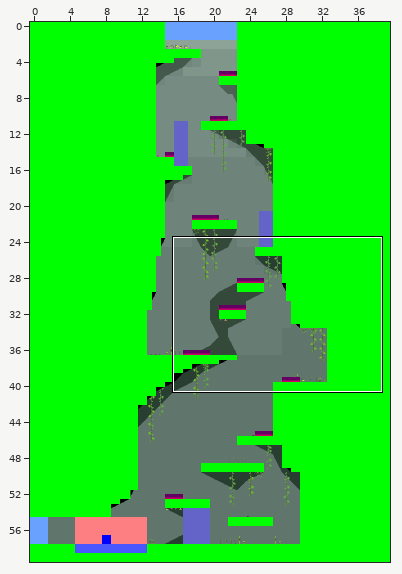
Level history. Tiled map: Levels/Subterranean4/level.tmx. The picture above shows the old version from afar; the outline marks the close-up.
Close-up. Old version:
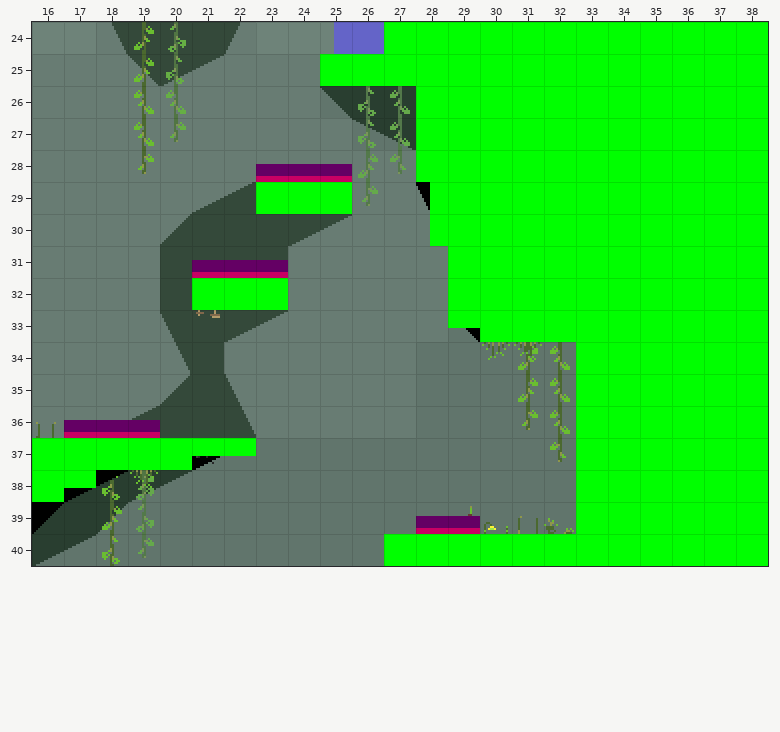
Cells are 16x16 px. Shown: x 16..38, y 24..40.
The result:
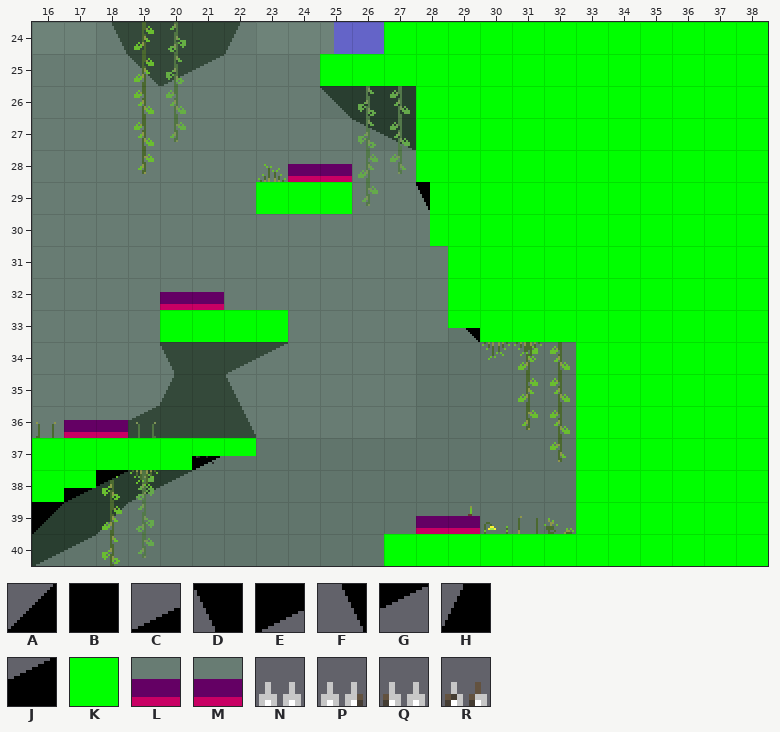
Key: from "industry_tileset_white": A 426, B 454, C 485 turned 270, D 488 flipped on the diagonal, E 488 flipped up-down, F 489 flipped on the diagonal, G 489 flipped up-down, H 514 flipped left-right, J 514 turned 270, K 536, L 1124, M 1125, N 1155, P 1157, Q 1157 flipped left-right, R 1158.
_ is an empty cell, # one hidden under a higher layer.
See-through tiles are keyed as they look on the map.
The exact change:
{"where": "layer \"Background/background\""}
{"y":29,"x":21,"old":"CJ","new":"__"}
{"y":30,"x":20,"old":"ABBBEG","new":"______"}
{"y":31,"x":20,"old":"BBBB","new":"____"}
{"y":32,"x":20,"old":"B","new":"_"}
{"y":33,"x":20,"old":"DBEG","new":"____"}
{"y":34,"x":20,"old":"F","new":"D"}
{"y":34,"x":22,"old":"__","new":"EG"}
{"y":35,"x":20,"old":"A","new":"H"}
{"where": "layer \"Foreground/foreground\""}
{"y":28,"x":23,"old":"Q","new":"_"}
{"y":31,"x":21,"old":"NNP","new":"___"}
{"y":32,"x":20,"old":"_###","new":"NR__"}
{"y":36,"x":19,"old":"R","new":"_"}
{"where": "layer \"Foreground/foreground1\""}
{"y":32,"x":21,"old":"#","new":"_"}
{"where": "layer \"Entities/hitable_colliders\""}
{"y":28,"x":23,"old":"L","new":"_"}
{"y":31,"x":21,"old":"LLL","new":"___"}
{"y":32,"x":20,"old":"__","new":"LL"}
{"y":36,"x":19,"old":"L","new":"_"}
{"where": "layer \"Entities/collisions\""}
{"y":32,"x":21,"old":"KKK","new":"___"}
{"y":33,"x":20,"old":"____","new":"KKKK"}
{"where": "layer \"Entities/death_colliders\""}
{"y":28,"x":23,"old":"M","new":"_"}
{"y":31,"x":21,"old":"MMM","new":"___"}
{"y":32,"x":20,"old":"__","new":"MM"}
{"y":36,"x":19,"old":"M","new":"_"}
{"label":"changed","picture_box":[128,164,352,438]}
